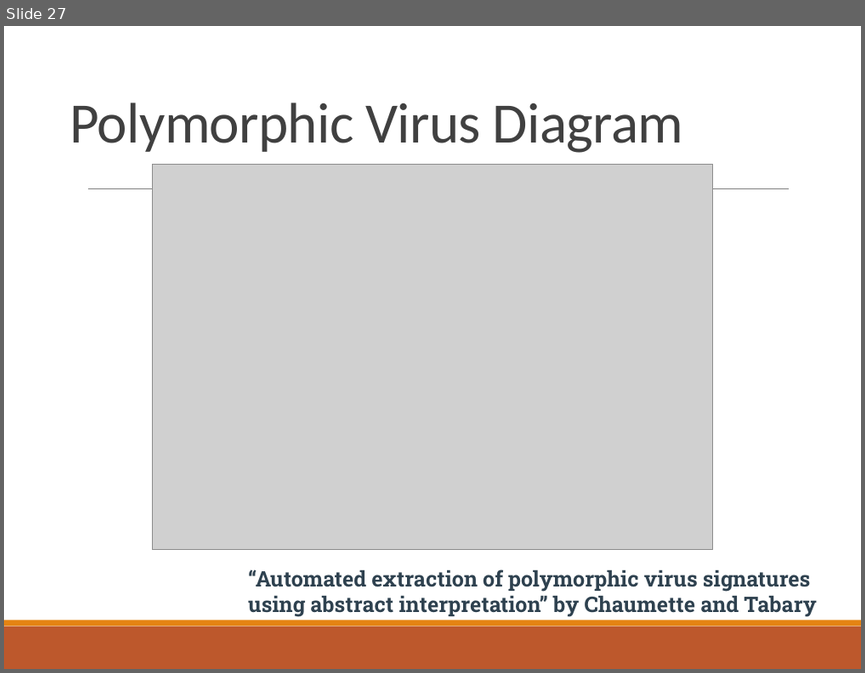
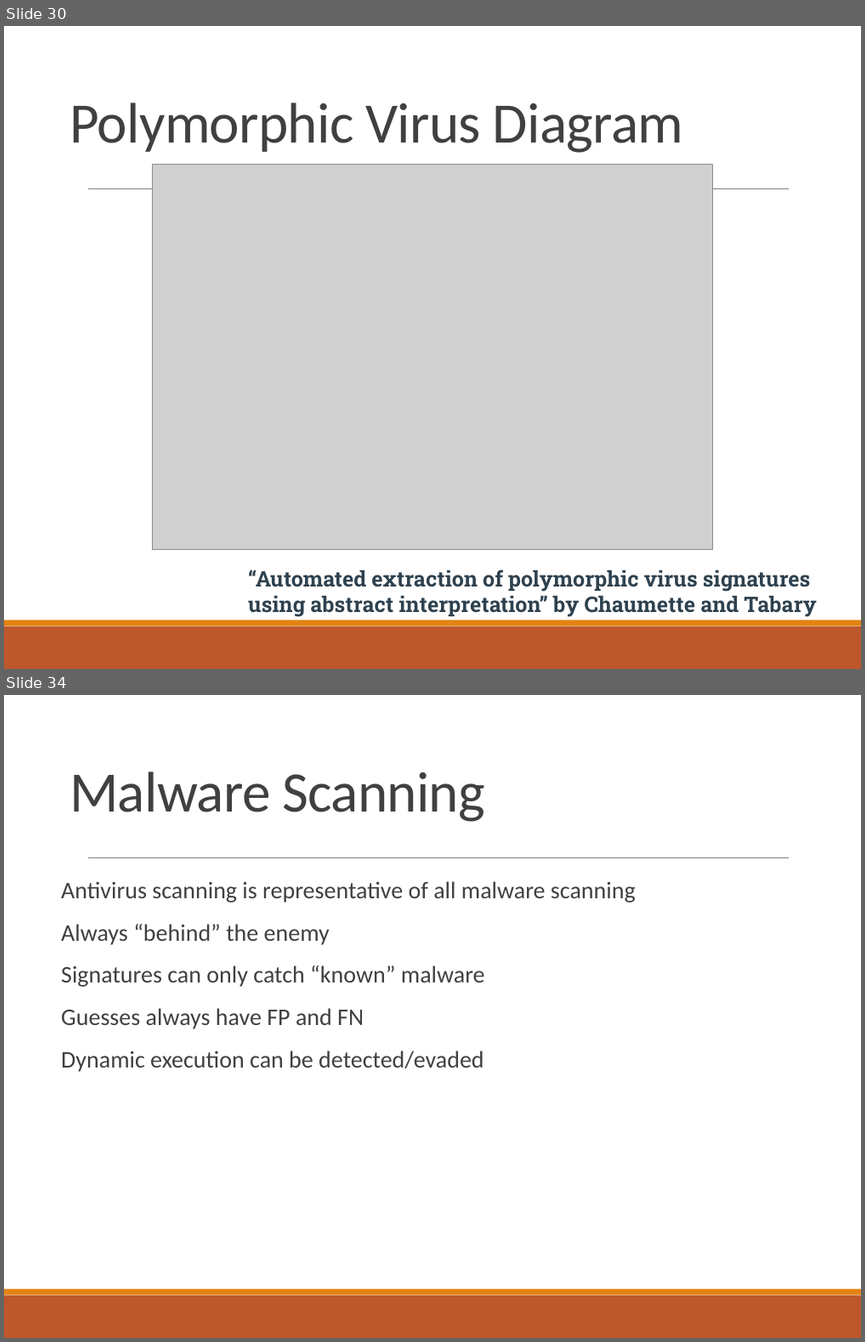
Before and after one commit to CrimsonVista/UTAustin-Courses, a slide deck: 2020fa_cs361s/lectures/20201026_malicious_software.pptx. Shown one above the other, each under a label of ours: slide 27 before the commit, slides 30 and 34 after it; the slides between them are not shown. The pictures are 865x673 and 865x1342 pixels, drawn with LibreOffice and Linux fonts; fonts in the diff are those of the drawing; grey boxes stand for pictures. Boxes give left, top, right and bottom in pixels: in the first picture for what was removed or moved away, otherwise in the second. Text is boxed around its words. In the diff, an @@ line names an element or a change of style, - is before the commit and + after.

```diff
--- a/2020fa_cs361s/lectures/20201026_malicious_software.pptx
+++ b/2020fa_cs361s/lectures/20201026_malicious_software.pptx
@@ slide 34 added at <box>4,695,861,1338</box>, background #FFFFFF; not listed: 3 template elements that a slide beside it also shows @@
@@ title added at <box>69,771,485,822</box>, 48 pt, text #404040 @@
+Malware Scanning
@@ text added at <box>61,881,636,1072</box>, 20 pt, text #404040 @@
+Antivirus scanning is representative of all malware scanning
+Always “behind” the enemy
+Signatures can only catch “known” malware
+Guesses always have FP and FN
+Dynamic execution can be detected/evaded
@@ what was slide 27 is now slide 30 @@
```
Also in this commit, not shown: 4 slides changed, 17 other slides added, 1 slide removed, 1 other file.
